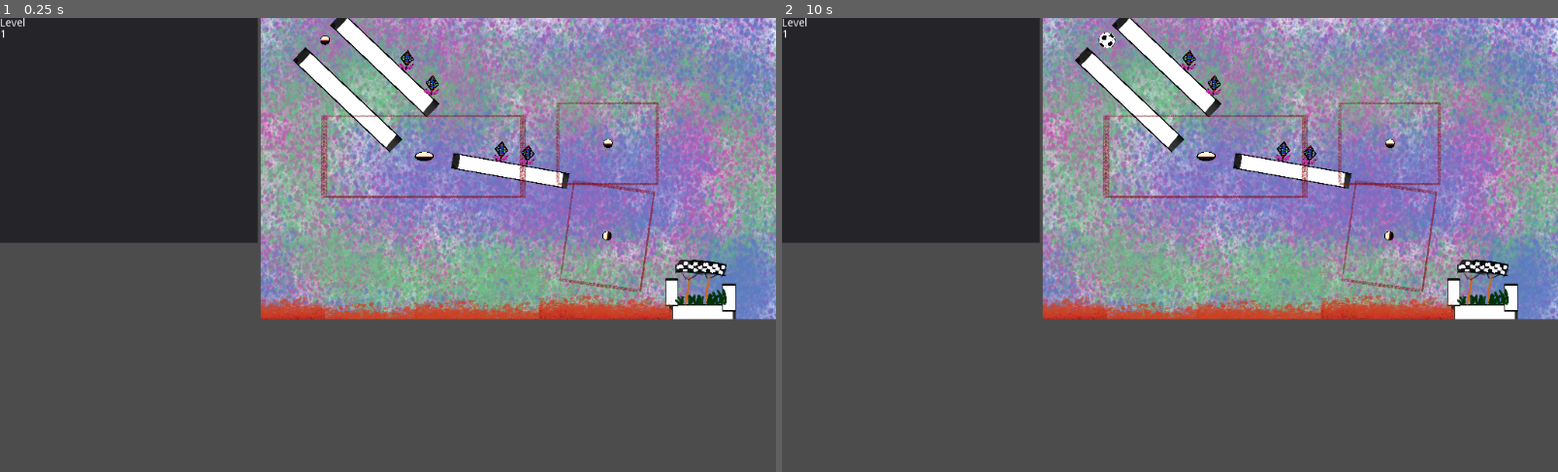
Above: before the commit, frames 1-2 (left to right).
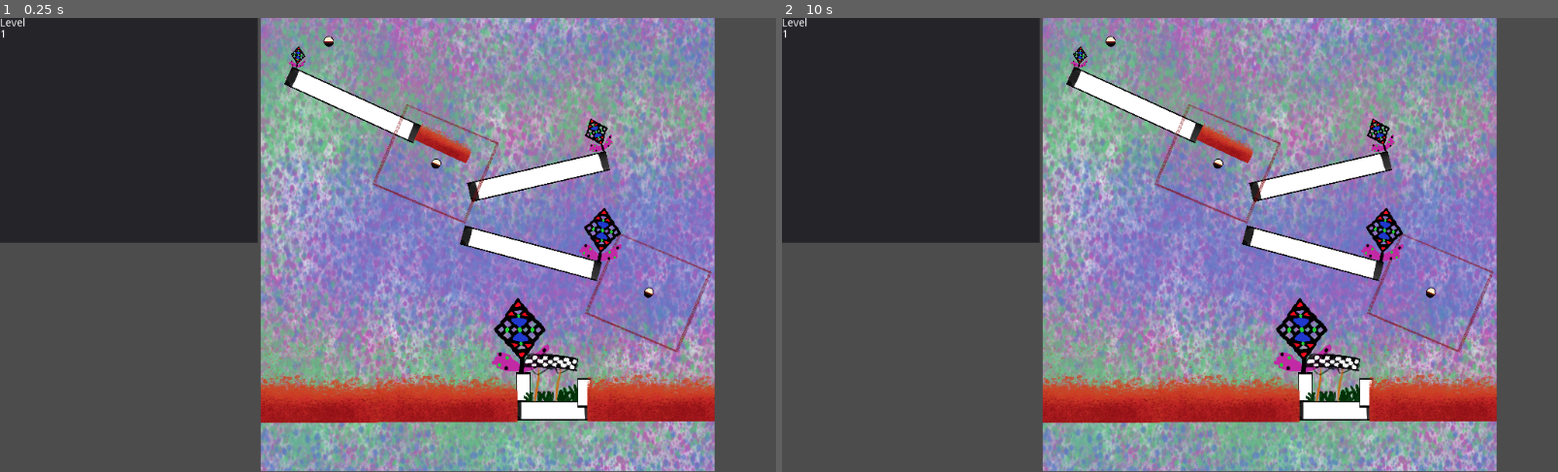
Above: after the commit, the same moments.

Repository: MariusDoe/DropInShapes
Game: Godot game, scene res://UI.tscn
Same seed, same stepped clock (60 frames per second), same inputs: the game is played once before the commit and once after it.
Inputs (mouse positions are in pixels of both pictures, inside the frame that each line leads up to):
- Up to frame 1 (0.25 s): no input
- Up to frame 2 (10 s): tap Enter at 0.5, 2, 3.5 s; move the mouse to (913, 358) at 0.52 s; click (913, 358) at 0.67 s; tap Space at 1.25, 2.75, 4.25 s; move the mouse to (1014, 267) at 1.27 s; click (1014, 267) at 1.42 s; move the mouse to (1247, 145) at 2.02 s; click (1247, 145) at 2.17 s; move the mouse to (1131, 335) at 2.77 s; click (1131, 335) at 2.92 s; move the mouse to (1402, 313) at 3.52 s; click (1402, 313) at 3.67 s; move the mouse to (937, 176) at 4.27 s; click (937, 176) at 4.42 s; move the mouse to (1208, 245) at 5.02 s; click (1208, 245) at 5.17 s; move the mouse to (1053, 131) at 5.77 s; click (1053, 131) at 5.92 s; move the mouse to (1340, 222) at 6.52 s; click (1340, 222) at 6.67 s; move the mouse to (1014, 267) at 7.27 s; click (1014, 267) at 7.42 s; move the mouse to (1247, 145) at 8.02 s; click (1247, 145) at 8.17 s; move the mouse to (1131, 335) at 8.77 s; click (1131, 335) at 8.92 s; move the mouse to (1402, 313) at 9.52 s; click (1402, 313) at 9.67 s

The runs differ from the first frame. In frame 1, 54% of the frame differs, in the area x 33-100%, y 0-100%; in frame 2, 54%.
Error in both runs: Invalid get index '0' (on base: 'Array'). (res://Draw.gd:107)

Commit message:
LevelDesign + new Ball

Diff:
--- a/src/Anchor.tscn
+++ b/src/Anchor.tscn
@@ -1,21 +1,21 @@
 [gd_scene load_steps=4 format=2]
 
-[ext_resource path="res://Anchor.png" type="Texture" id=1]
-[ext_resource path="res://Rahmen.png" type="Texture" id=2]
-[ext_resource path="res://Anchor.gd" type="Script" id=3]
+[ext_resource path="res://Anchor.gd" type="Script" id=1]
+[ext_resource path="res://Anchor.png" type="Texture" id=2]
+[ext_resource path="res://Rahmen.png" type="Texture" id=3]
 
 [node name="Anchor" type="Node2D"]
-script = ExtResource( 3 )
+script = ExtResource( 1 )
 
 [node name="Position2D" type="Position2D" parent="."]
 
 [node name="Center" type="Sprite" parent="."]
 scale = Vector2( 0.04, 0.04 )
-texture = ExtResource( 1 )
+texture = ExtResource( 2 )
 
 [node name="Border" type="Sprite" parent="."]
 position = Vector2( -0.667419, 0 )
 scale = Vector2( 0.3, 0.3 )
-texture = ExtResource( 2 )
+texture = ExtResource( 3 )
 
 [node name="Sprite3" type="Sprite" parent="."]
--- a/src/Level.gd
+++ b/src/Level.gd
@@ -4,6 +4,6 @@
 
 export var view_rect: Rect2 = Rect2(0, 0, 1, 1)
 
-export var countdown: float = 10
+export var countdown: float = 20
 
-export var deathcountdown: float = 20
+export var deathcountdown: float = 26
--- a/src/Level1.tscn
+++ b/src/Level1.tscn
@@ -8,60 +8,62 @@
 [ext_resource path="res://D2.png" type="Texture" id=6]
 [ext_resource path="res://BallAnchor.tscn" type="PackedScene" id=7]
 [ext_resource path="res://Goal.tscn" type="PackedScene" id=8]
+[ext_resource path="res://Music/Electro1.ogg" type="AudioStream" id=9]
 
 [node name="Level1" type="Node2D"]
 script = ExtResource( 1 )
-view_rect = Rect2( 0, 0, 1024, 600 )
-
-[node name="Obstacle" parent="." instance=ExtResource( 2 )]
-position = Vector2( 246.285, 92.9697 )
-rotation = 0.760963
-scale = Vector2( 1, 0.2 )
+view_rect = Rect2( 0, 0, 850, 850 )
 
 [node name="Obstacle4" parent="." instance=ExtResource( 2 )]
 position = Vector2( 172.285, 162.97 )
-rotation = 0.760963
+rotation = 0.429351
+scale = Vector2( 1, 0.2 )
+
+[node name="Obstacle8" parent="." instance=ExtResource( 2 )]
+position = Vector2( 520.367, 297.346 )
+rotation = -0.226893
+scale = Vector2( 1, 0.2 )
+
+[node name="Obstacle9" parent="." instance=ExtResource( 2 )]
+position = Vector2( 505.964, 441.184 )
+rotation = 0.261799
 scale = Vector2( 1, 0.2 )
 
 [node name="Obstacle5" parent="." instance=ExtResource( 2 )]
-position = Vector2( 878.289, 588.849 )
+position = Vector2( 546.813, 736.658 )
 scale = Vector2( 0.5, 0.2 )
 
 [node name="Obstacle6" parent="." instance=ExtResource( 2 )]
-position = Vector2( 817.132, 546.808 )
+position = Vector2( 491.796, 692.162 )
 scale = Vector2( 0.1, 0.3 )
 
 [node name="Obstacle7" parent="." instance=ExtResource( 2 )]
-position = Vector2( 931.342, 557.287 )
+position = Vector2( 606.005, 702.641 )
 scale = Vector2( 0.1, 0.3 )
 
-[node name="Obstacle3" parent="." instance=ExtResource( 2 )]
-position = Vector2( 495.876, 304.495 )
-rotation = 0.174533
-scale = Vector2( 0.88, 0.17 )
-
 [node name="Anchor" parent="." instance=ExtResource( 3 )]
-position = Vector2( 325.077, 275.587 )
-scale = Vector2( 2, 1 )
+position = Vector2( 328.616, 273.277 )
+rotation = 0.401426
+scale = Vector2( 0.93, 1 )
 
 [node name="Anchor2" parent="." instance=ExtResource( 3 )]
-position = Vector2( 690.57, 250 )
-
-[node name="Anchor3" parent="." instance=ExtResource( 3 )]
-position = Vector2( 688.562, 434.022 )
-rotation = -1.43117
+position = Vector2( 726.618, 515.147 )
+rotation = 0.401426
+scale = Vector2( 0.93, 1 )
 
 [node name="Lava" parent="." instance=ExtResource( 4 )]
-position = Vector2( 436.771, 558.292 )
+position = Vector2( 744.634, 663.974 )
 
 [node name="Lava2" parent="." instance=ExtResource( 4 )]
-position = Vector2( 685.432, 548.661 )
+position = Vector2( 351.692, 217.201 )
+rotation = -12.13
+scale = Vector2( 0.4, 0.4 )
 
 [node name="Lava3" parent="." instance=ExtResource( 4 )]
-position = Vector2( 237.899, 563.462 )
+position = Vector2( 348.224, 665.713 )
 
 [node name="Lava4" parent="." instance=ExtResource( 4 )]
-position = Vector2( -5.99988, 548 )
+position = Vector2( 86.9741, 666.663 )
 
 [node name="ParallaxBackground" type="ParallaxBackground" parent="."]
 
@@ -69,43 +71,40 @@
 z_index = -1
 
 [node name="Sprite" type="Sprite" parent="ParallaxBackground/ParallaxLayer"]
-position = Vector2( 518.777, 307.949 )
-scale = Vector2( 1.01997, 1.27957 )
+position = Vector2( 456.389, 403.234 )
+scale = Vector2( 1.25776, 1.87691 )
 texture = ExtResource( 5 )
 
-[node name="D3" type="Sprite" parent="."]
-position = Vector2( 479.522, 265.486 )
+[node name="D6" type="Sprite" parent="."]
+position = Vector2( 642.576, 405.922 )
 rotation = 0.159152
-scale = Vector2( 0.0728425, 0.0819545 )
+scale = Vector2( 0.185698, 0.208927 )
 texture = ExtResource( 6 )
 
-[node name="D4" type="Sprite" parent="."]
-position = Vector2( 479.522, 265.486 )
-rotation = 0.159152
-scale = Vector2( 0.0728425, 0.0819545 )
+[node name="D8" type="Sprite" parent="."]
+position = Vector2( 632.14, 217.122 )
+rotation = -0.329867
+scale = Vector2( 0.118382, 0.133191 )
 texture = ExtResource( 6 )
 
-[node name="D5" type="Sprite" parent="."]
-position = Vector2( 532.008, 272.485 )
-rotation = 0.159152
-scale = Vector2( 0.0728425, 0.0819545 )
-texture = ExtResource( 6 )
-
-[node name="D6" type="Sprite" parent="."]
-position = Vector2( 291.74, 83.5358 )
+[node name="D9" type="Sprite" parent="."]
+position = Vector2( 70.9864, 72.8409 )
 rotation = 0.159152
 scale = Vector2( 0.0728425, 0.0819545 )
 texture = ExtResource( 6 )
 
 [node name="D7" type="Sprite" parent="."]
-position = Vector2( 341.893, 133.689 )
-rotation = 0.159152
-scale = Vector2( 0.0728425, 0.0819545 )
+position = Vector2( 490.312, 594.464 )
+scale = Vector2( 0.257456, 0.289662 )
 texture = ExtResource( 6 )
 
 [node name="BallAnchor" parent="." instance=ExtResource( 7 )]
 position = Vector2( 127.477, 44.0497 )
 
 [node name="Goal" parent="." instance=ExtResource( 8 )]
-position = Vector2( 875.498, 519.796 )
+position = Vector2( 544.022, 667.606 )
 scale = Vector2( 2, 2 )
+
+[node name="Level1Music" type="AudioStreamPlayer" parent="."]
+stream = ExtResource( 9 )
+autoplay = true
--- a/src/Level2.tscn
+++ b/src/Level2.tscn
@@ -1,18 +1,19 @@
-[gd_scene load_steps=10 format=2]
+[gd_scene load_steps=11 format=2]
 
 [ext_resource path="res://Level.gd" type="Script" id=1]
 [ext_resource path="res://Obstacle.tscn" type="PackedScene" id=2]
 [ext_resource path="res://Anchor.tscn" type="PackedScene" id=3]
 [ext_resource path="res://Lava.tscn" type="PackedScene" id=4]
 [ext_resource path="res://Background.png" type="Texture" id=5]
-[ext_resource path="res://D1.png" type="Texture" id=6]
-[ext_resource path="res://D2.png" type="Texture" id=7]
-[ext_resource path="res://goal.png" type="Texture" id=8]
-[ext_resource path="res://BallAnchor.tscn" type="PackedScene" id=9]
+[ext_resource path="res://D2.png" type="Texture" id=6]
+[ext_resource path="res://BallAnchor.tscn" type="PackedScene" id=7]
+[ext_resource path="res://Goal.tscn" type="PackedScene" id=8]
+[ext_resource path="res://Music/Electro1.ogg" type="AudioStream" id=9]
+[ext_resource path="res://D1.png" type="Texture" id=10]
 
-[node name="Level2" type="Node2D"]
+[node name="Level1" type="Node2D"]
 script = ExtResource( 1 )
-view_rect = Rect2( 0, 0, 837, 625 )
+view_rect = Rect2( 0, 0, 800, 800 )
 
 [node name="Obstacle" parent="." instance=ExtResource( 2 )]
 position = Vector2( 246.285, 92.9697 )
@@ -24,103 +25,86 @@
 rotation = 0.760963
 scale = Vector2( 1, 0.2 )
 
+[node name="Obstacle8" parent="." instance=ExtResource( 2 )]
+position = Vector2( 454.541, 511.708 )
+scale = Vector2( 1, 0.2 )
+
 [node name="Obstacle5" parent="." instance=ExtResource( 2 )]
-position = Vector2( 197.218, 609.527 )
+position = Vector2( 318.813, 739.508 )
 scale = Vector2( 0.5, 0.2 )
 
 [node name="Obstacle6" parent="." instance=ExtResource( 2 )]
-position = Vector2( 139.939, 586.871 )
+position = Vector2( 263.796, 695.012 )
 scale = Vector2( 0.1, 0.3 )
 
 [node name="Obstacle7" parent="." instance=ExtResource( 2 )]
-position = Vector2( 252.856, 588.304 )
+position = Vector2( 378.005, 705.491 )
 scale = Vector2( 0.1, 0.3 )
 
-[node name="Obstacle2" parent="." instance=ExtResource( 2 )]
-position = Vector2( 458.397, 441.73 )
-scale = Vector2( 1, 0.2 )
-
-[node name="Obstacle3" parent="." instance=ExtResource( 2 )]
-position = Vector2( 495.876, 304.495 )
-rotation = 0.174533
-scale = Vector2( 0.88, 0.17 )
-
 [node name="Anchor" parent="." instance=ExtResource( 3 )]
-position = Vector2( 325.077, 275.587 )
-scale = Vector2( 2, 1 )
+position = Vector2( 302.916, 301.072 )
+scale = Vector2( 0.93, 1 )
 
 [node name="Anchor2" parent="." instance=ExtResource( 3 )]
-position = Vector2( 690.57, 250 )
-
-[node name="Anchor3" parent="." instance=ExtResource( 3 )]
-position = Vector2( 172.913, 468.916 )
-rotation = -1.43117
+position = Vector2( 105.96, 532.593 )
+rotation = -8.88373
+scale = Vector2( 1.5, 1.5 )
 
 [node name="Lava" parent="." instance=ExtResource( 4 )]
-position = Vector2( 398, 557 )
+position = Vector2( 525.184, 664.924 )
 
 [node name="Lava2" parent="." instance=ExtResource( 4 )]
-position = Vector2( 657, 559 )
+position = Vector2( 454.036, 407.161 )
 
 [node name="Lava3" parent="." instance=ExtResource( 4 )]
-position = Vector2( 897, 557 )
-
-[node name="Lava4" parent="." instance=ExtResource( 4 )]
-position = Vector2( -5.99988, 548 )
+position = Vector2( 118.324, 667.613 )
 
 [node name="ParallaxBackground" type="ParallaxBackground" parent="."]
 
 [node name="ParallaxLayer" type="ParallaxLayer" parent="ParallaxBackground"]
+z_index = -1
 
 [node name="Sprite" type="Sprite" parent="ParallaxBackground/ParallaxLayer"]
-position = Vector2( 508.438, 326.042 )
-scale = Vector2( 1.01997, 1.27957 )
+position = Vector2( 445.939, 396.584 )
+scale = Vector2( 1.25776, 1.87691 )
 texture = ExtResource( 5 )
 
-[node name="D1" type="Sprite" parent="."]
-position = Vector2( 350.057, 398.45 )
-scale = Vector2( 0.0910667, 0.104735 )
+[node name="D6" type="Sprite" parent="."]
+position = Vector2( 275.08, 25.3269 )
+rotation = 0.159152
+scale = Vector2( 0.185698, 0.208927 )
 texture = ExtResource( 6 )
 
-[node name="D2" type="Sprite" parent="."]
-position = Vector2( 570.497, 397.284 )
-scale = Vector2( 0.0910667, 0.104735 )
+[node name="D8" type="Sprite" parent="."]
+position = Vector2( 213.249, -4.91468 )
+rotation = 0.159152
+scale = Vector2( 0.118382, 0.133191 )
 texture = ExtResource( 6 )
 
-[node name="D3" type="Sprite" parent="."]
-position = Vector2( 479.522, 265.486 )
+[node name="D9" type="Sprite" parent="."]
+position = Vector2( 172.65, -22.0495 )
 rotation = 0.159152
 scale = Vector2( 0.0728425, 0.0819545 )
-texture = ExtResource( 7 )
-
-[node name="D4" type="Sprite" parent="."]
-position = Vector2( 479.522, 265.486 )
-rotation = 0.159152
-scale = Vector2( 0.0728425, 0.0819545 )
-texture = ExtResource( 7 )
-
-[node name="D5" type="Sprite" parent="."]
-position = Vector2( 532.008, 272.485 )
-rotation = 0.159152
-scale = Vector2( 0.0728425, 0.0819545 )
-texture = ExtResource( 7 )
-
-[node name="D6" type="Sprite" parent="."]
-position = Vector2( 291.74, 83.5358 )
-rotation = 0.159152
-scale = Vector2( 0.0728425, 0.0819545 )
-texture = ExtResource( 7 )
+texture = ExtResource( 6 )
 
 [node name="D7" type="Sprite" parent="."]
-position = Vector2( 341.893, 133.689 )
+position = Vector2( 351.558, 78.856 )
 rotation = 0.159152
-scale = Vector2( 0.0728425, 0.0819545 )
-texture = ExtResource( 7 )
+scale = Vector2( 0.257456, 0.289662 )
+texture = ExtResource( 6 )
 
-[node name="goal" type="Sprite" parent="."]
-position = Vector2( 192.6, 548.91 )
-scale = Vector2( 0.186744, 0.186744 )
-texture = ExtResource( 8 )
+[node name="BallAnchor" parent="." instance=ExtResource( 7 )]
+position = Vector2( 127.477, 44.0497 )
 
-[node name="BallAnchor" parent="." instance=ExtResource( 9 )]
-position = Vector2( 127.477, 44.0497 )
+[node name="Goal" parent="." instance=ExtResource( 8 )]
+position = Vector2( 316.022, 670.456 )
+scale = Vector2( 2, 2 )
+
+[node name="Level1Music" type="AudioStreamPlayer" parent="."]
+stream = ExtResource( 9 )
+autoplay = true
+
+[node name="D1" type="Sprite" parent="."]
+position = Vector2( 645.004, 560.709 )
+scale = Vector2( 0.483129, 0.519274 )
+texture = ExtResource( 10 )
Not shown: 1 places in src/Level1.tscn that only renumber resources
Not shown, added: src/Music/Electro1.ogg.import
Binary file changed: src/football.webp
Not shown, added: src/Music/Electro1.mp3
Not shown, added: src/Music/Electro1.ogg
Not shown, added: src/football.webp-autosave.kra
Not shown, added: src/football.webp~
